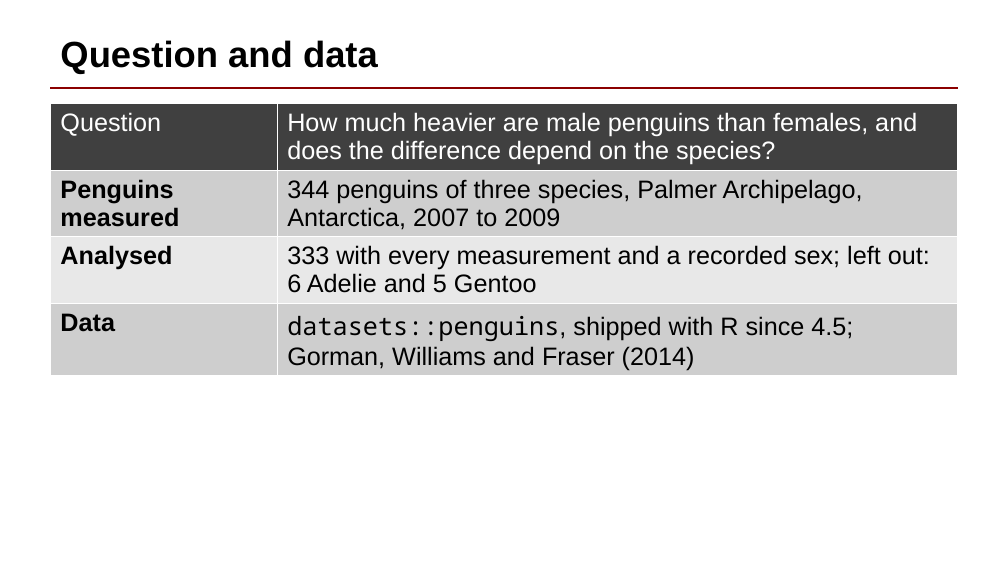
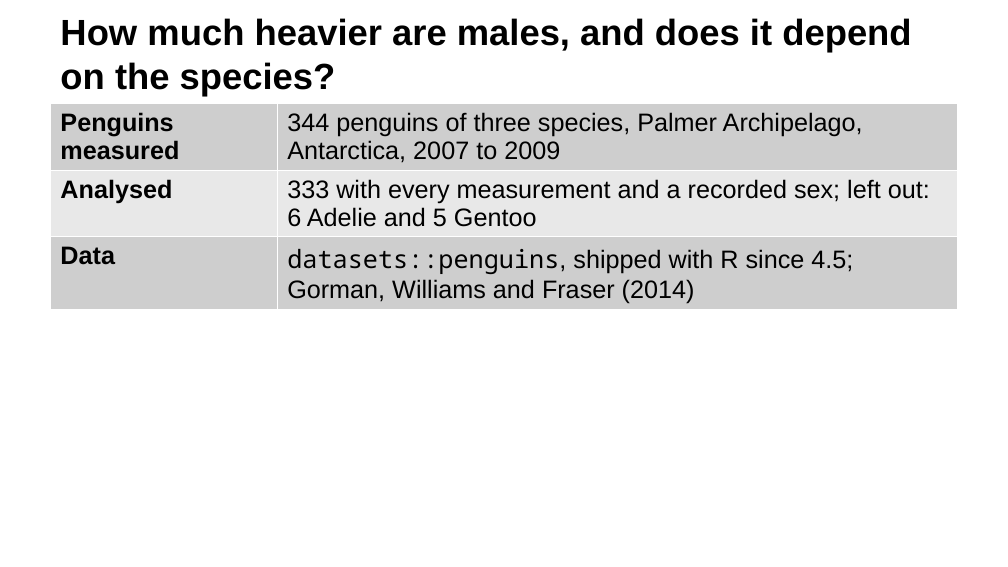
Before and after one commit to soffiafdz/r-analysis-template, a slide deck: slide 2 of example/outputs/reports/slides.pptx. Drawn at 1008x567 pixels with LibreOffice and Linux fonts; fonts in the diff are those of the drawing. Boxes give left, top, right and bottom in pixels: in the first picture for what was removed or moved away, otherwise in the second. Text is boxed around its words. In the diff, an @@ line names an element or a change of style, - is before the commit and + after.

```diff
--- a/example/outputs/reports/slides.pptx
+++ b/example/outputs/reports/slides.pptx
@@ title at (60,18,911,96): text changed @@
-Question and data
+How much heavier are males, and does it depend on the species?
@@ line removed from (50, 88) to (958, 88) @@
@@ table at (50,104,958,538) @@
-row 1: Question | How much heavier are male penguins than females, and does the difference depend on the species?
```
Also in this commit, not shown: 4 other slides changed, 1 slide removed, 14 other files.
